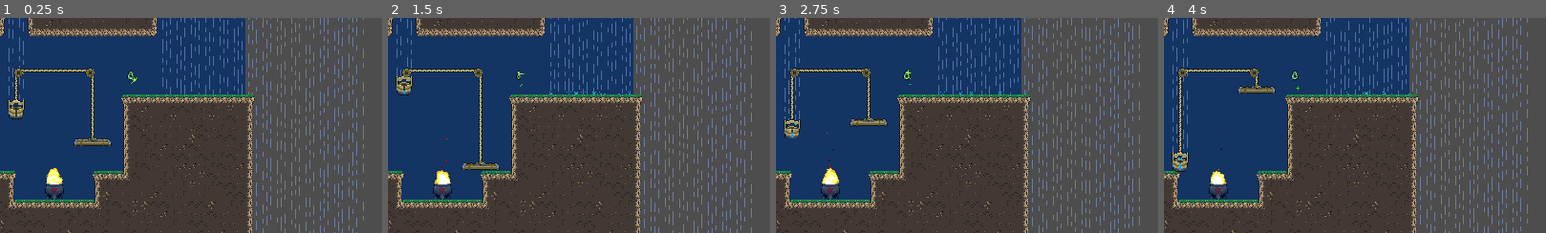
Above: before the commit, frames 1-4 (left to right).
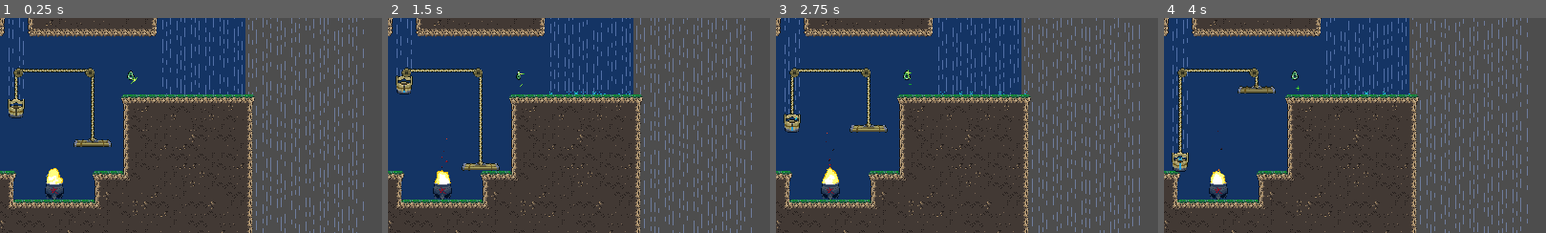
Above: after the commit, the same moments.

Repository: cassidyjames/amaya-maiden-of-the-storm
Game: Godot game, scene res://levels/level8.tscn
Two runs of this game, one before a commit and one after it. Both use one fixed random seed, a clock stepped at 60 frames per second and the inputs below. This scene is started directly instead of the project's main scene. Sound files missing from this copy of the repository are replaced by a short silence.
Inputs:
- Up to frame 1 (0.25 s): no input
- Up to frame 2 (1.5 s): tap Enter at 0.5 s; hold Right (run_right) 0.53-1.28 s; hold C (change_wind) 0.53-1.28 s; tap X (jump) at 0.77 s; hold Down (down) from 1.28 s (still down); tap C (change_wind) at 1.35 s
- Up to frame 3 (2.75 s): tap X (jump) at 1.52 s; release Down (down) at 2.03 s; hold Right (run_right) from 2.03 s (still down); hold C (change_wind) from 2.03 s (still down)
- Up to frame 4 (4 s): release Right (run_right) at 2.78 s; release C (change_wind) at 2.78 s; hold Up (up) 2.78-3.53 s; tap C (change_wind) at 2.85 s; tap X (jump) at 3.02, 3.77 s; hold Left (run_left) from 3.53 s (still down); hold C (change_wind) from 3.53 s (still down)
The pictures show only the part of the screen within x 18-68%, y 0-50%; the shares and areas given below are measured in that part.

The runs differ from the first frame. In frame 1, 1.0% of the frame differs, in the area x 2-30%, y 23-78%; in frame 2, 0.7%; in frame 3, 1.5%, in the area x 2-30%, y 23-77%; in frame 4, less than 0.1%.

Commit message:
Add bucket fill sound effect

Diff:
--- a/game/objects/bucket.gd
+++ b/game/objects/bucket.gd
@@ -11,6 +11,7 @@
 
 @onready var sprite_level : Sprite2D = $Level
 @onready var audio_boil : AudioStreamPlayer = $Audio_Boil
+@onready var audio_fill : AudioStreamPlayer = $Audio_Fill
 
 var water_capacity : float = 0.0
 var heated : float = 0.0
@@ -31,6 +32,9 @@
 func _process(delta : float) -> void:
 	if is_wet():
 		water_capacity = clamp(water_capacity + (FILL_RATE * delta), 0.0, 1.0)
+		if not audio_fill.playing and water_capacity < 1.0 and water_capacity > 0.05:
+			audio_fill.pitch_scale = remap(water_capacity, 0.0, 1.0, 0.5, 1.0)
+			audio_fill.play()
 
 	if heated > 0.0:
 		temperature = clamp(temperature + (HEAT_RATE * delta), 0.0, 1.0)
@@ -41,7 +45,7 @@
 	if temperature > 0.5:
 		water_capacity = clamp(water_capacity - (BOIL_RATE * delta), 0.0, 1.0)
 
-	audio_boil.volume_db = remap(temperature * water_capacity, 0.0, 1.0, -40.0, 3.0)
+	audio_boil.volume_db = clamp(remap(temperature * water_capacity, 0.0, 0.75, -20.0, 3.0), -20.0, 3.0)
 	sprite_level.modulate = lerp(Color("249fde"), Color("b4202a"), temperature)
 	sprite_level.frame = water_capacity * 6.0
 	mass = 1.0 + (water_capacity * 3.0)
--- a/game/objects/bucket.tscn
+++ b/game/objects/bucket.tscn
@@ -1,9 +1,10 @@
-[gd_scene load_steps=7 format=3 uid="uid://dtxphweoy247o"]
+[gd_scene load_steps=8 format=3 uid="uid://dtxphweoy247o"]
 
 [ext_resource type="Script" path="res://objects/bucket.gd" id="1_d45jf"]
 [ext_resource type="Texture2D" uid="uid://bhhhh3cj68psl" path="res://sprites/bucket.png" id="1_dsbun"]
 [ext_resource type="Texture2D" uid="uid://chbq18vav3dhs" path="res://sprites/bucket_level.png" id="2_gstba"]
 [ext_resource type="AudioStream" uid="uid://di6updtiqc1d8" path="res://sounds/bucket_boil.wav" id="4_mtldx"]
+[ext_resource type="AudioStream" uid="uid://d0ge5ihvyj5p3" path="res://sounds/bucket_fill.wav" id="5_0nrl5"]
 
 [sub_resource type="RectangleShape2D" id="RectangleShape2D_nuuw6"]
 size = Vector2(28, 18)
@@ -47,4 +48,9 @@
 stream = ExtResource("4_mtldx")
 bus = &"SFX"
 
+[node name="Audio_Fill" type="AudioStreamPlayer" parent="."]
+stream = ExtResource("5_0nrl5")
+volume_db = -7.0
+bus = &"SFX"
+
 [connection signal="timeout" from="Timer_EmitSpiral" to="." method="_on_timer_emit_spiral_timeout"]
--- a/game/objects/tree_garden.gd
+++ b/game/objects/tree_garden.gd
@@ -15,7 +15,6 @@
 var growth : float = 0.0
 var rained_on : float = 0.0
 var fully_grown : bool = false
-var spawn_invuln : float = 0.1
 
 func hit_by_rain() -> void:
 	rained_on = 0.1
@@ -39,7 +38,7 @@
 
 func _process(delta):
 	rained_on = clamp(rained_on - delta, 0.0, 0.1)
-	if rained_on > 0.0 and spawn_invuln == 0.0 and not fully_grown:
+	if rained_on > 0.0 and not fully_grown:
 		if growth == 0.0:
 			audio_growing.play()
 		growth = clamp(growth + (GROWTH_RATE * delta), 0.0, 1.0)
@@ -52,4 +51,3 @@
 			audio_grown.play()
 	sprite.material.set_shader_parameter("growth", growth)
 	outline_l.material.set_shader_parameter("growth", growth)
-	spawn_invuln = clamp(spawn_invuln - delta, 0.0, 0.1)
--- a/game/objects/wet_push_thing.gd
+++ b/game/objects/wet_push_thing.gd
@@ -15,9 +15,10 @@
 
 var wetness : float = 0.0
 var fall_speed : float = 0.0
+var spawn_invuln : float = 0.1
 
 func is_wet() -> bool:
-	return wetness > 0.0
+	return wetness > 0.0 and spawn_invuln == 0.0
 
 func hit_by_rain() -> void:
 	wetness = 0.1
@@ -82,6 +83,7 @@
 	return remainder
 
 func _physics_process(delta : float) -> void:
+	spawn_invuln = clamp(spawn_invuln - delta, 0.0, 0.1)
 	wetness = clamp(wetness - delta, 0.0, 0.1)
 	if not attached:
 		if !test_move(transform, Vector2.DOWN):
Not shown, added: game/sounds/bucket_fill.wav.import
Not shown, added: game/sounds/bucket_fill.wav
